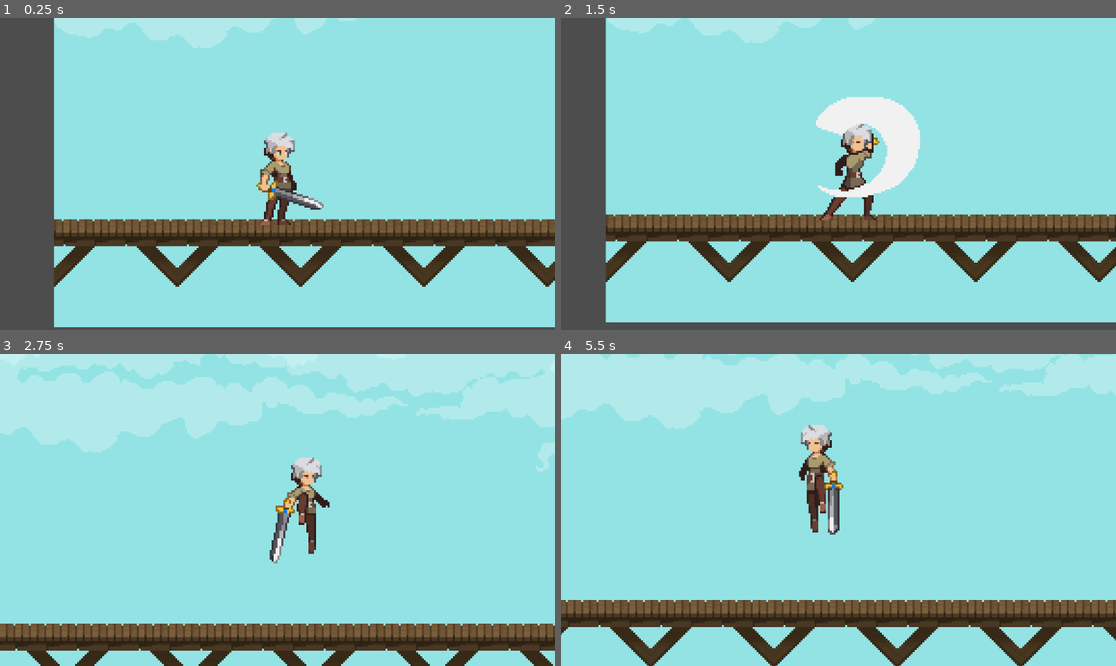
Above: before the commit, frames 1-4 (two rows, left to right).
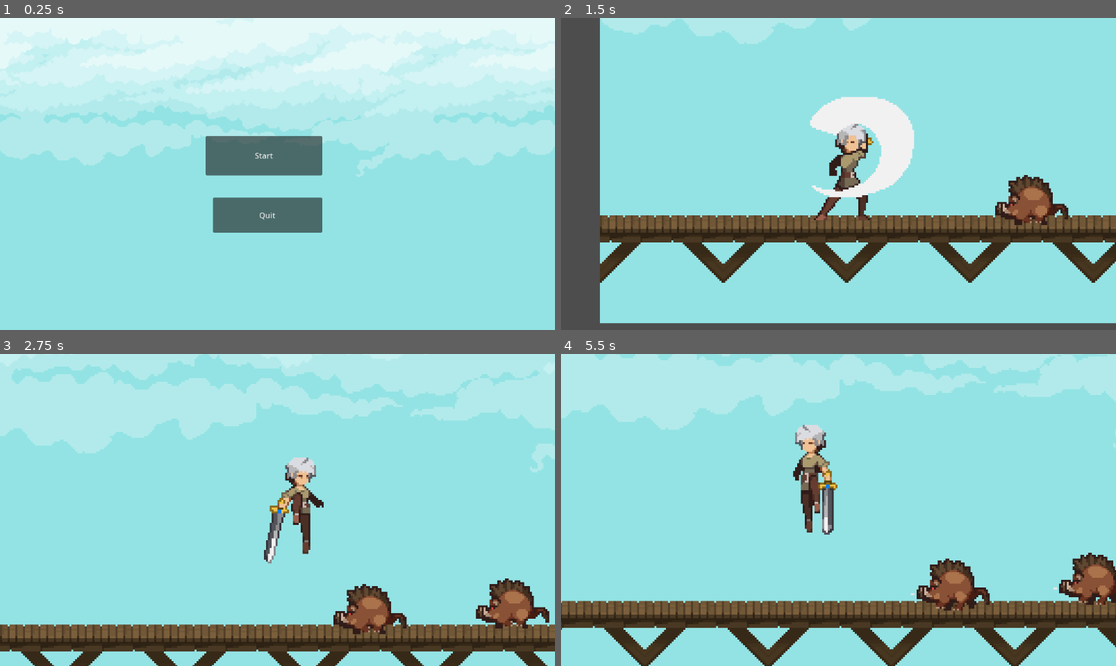
Above: after the commit, the same moments.

Repository: mss-souloftware/orin-jungle-hero
Game: Godot game, scene res://scenes/start_screen.tscn
Same seed, same stepped clock (60 frames per second), same inputs: the game is played once before the commit and once after it. Before the commit the project starts from res://game.tscn.
Inputs (mouse positions are in pixels of both pictures, inside the frame that each line leads up to):
- Up to frame 1 (0.25 s): no input
- Up to frame 2 (1.5 s): click (827, 155) at 0.5 s, where only the run after the commit has a clickable "Start"; hold Right (move_right) from 1.28 s (still down); tap Ctrl (attack) at 1.35 s
- Up to frame 3 (2.75 s): keep holding Right (move_right); tap Space (jump) at 1.52, 2.27 s; tap Ctrl (attack) at 2.1 s
- Up to frame 4 (5.5 s): release Right (move_right) at 2.78 s; hold Left (move_left) 2.78-3.53 s; tap Ctrl (attack) every 0.75 s from 2.85 to 5.1 s; hold Right (move_right) 3.53-5.03 s; tap Space (jump) at 3.77, 4.52, 5.27 s; hold Left (move_left) from 5.03 s (still down)

The runs differ from the first frame. In frame 1, 62% of the frame differs, in the area x 0-100%, y 0-100%; in frame 2, 9.8%; in frame 3, 11%; in frame 4, 11%.

Commit message:
enemy mechanism

Diff:
--- a/game.tscn
+++ b/game.tscn
@@ -1,8 +1,9 @@
-[gd_scene load_steps=8 format=4 uid="uid://dr5p5x7ymyhlg"]
+[gd_scene load_steps=9 format=4 uid="uid://dr5p5x7ymyhlg"]
 
 [ext_resource type="Texture2D" uid="uid://cfygfc80jqup1" path="res://assets/Buildings.png" id="1_24wpb"]
 [ext_resource type="PackedScene" uid="uid://bp55yfnkpuqu2" path="res://scenes/player.tscn" id="2_0jyqg"]
 [ext_resource type="Texture2D" uid="uid://cjc7p44svic2k" path="res://background/Background.png" id="2_x2f8t"]
+[ext_resource type="PackedScene" uid="uid://bss4emua0tbc4" path="res://scenes/boar.tscn" id="4_x83xj"]
 
 [sub_resource type="TileSetAtlasSource" id="TileSetAtlasSource_pi6bm"]
 texture = ExtResource("1_24wpb")
@@ -920,3 +921,15 @@
 z_index = -2
 tile_map_data = PackedByteArray("AAD3//D/AAAAAAAAAAD3//H/AAAAAAEAAAD3//L/AAAAAAIAAAD3//P/AAAAAAMAAAD3//T/AAAAAAQAAAD3// …(8080 unchanged characters)…
 tile_set = SubResource("TileSet_qj7nc")
+
+[node name="boar" parent="." instance=ExtResource("4_x83xj")]
+position = Vector2(80, -51)
+
+[node name="boar2" parent="." instance=ExtResource("4_x83xj")]
+position = Vector2(289, -54)
+
+[node name="boar3" parent="." instance=ExtResource("4_x83xj")]
+position = Vector2(224, -52)
+
+[node name="boar4" parent="." instance=ExtResource("4_x83xj")]
+position = Vector2(154, -54)
--- a/project.godot
+++ b/project.godot
@@ -11,7 +11,7 @@
 [application]
 
 config/name="Orin"
-run/main_scene="res://game.tscn"
+run/main_scene="res://scenes/start_screen.tscn"
 config/features=PackedStringArray("4.3", "GL Compatibility")
 config/icon="res://icon.svg"
 
--- /dev/null
+++ b/scenes/boar.tscn
@@ -0,0 +1,126 @@
+[gd_scene load_steps=19 format=3 uid="uid://bss4emua0tbc4"]
+
+[ext_resource type="Script" path="res://scripts/boar.gd" id="1_4r053"]
+[ext_resource type="Texture2D" uid="uid://bqrqctfotio4m" path="res://mob/Boar/Walk/Walk-Base-Sheet.png" id="1_ofn8q"]
+[ext_resource type="Texture2D" uid="uid://dkv0wkqrcmbry" path="res://mob/Boar/Hit-Vanish/Hit-Sheet.png" id="2_bmud7"]
+[ext_resource type="PackedScene" uid="uid://cuiae4a6edmsv" path="res://scenes/killzone.tscn" id="2_lbqq5"]
+
+[sub_resource type="AtlasTexture" id="AtlasTexture_rkvax"]
+atlas = ExtResource("2_bmud7")
+region = Rect2(0, 0, 48, 32)
+
+[sub_resource type="AtlasTexture" id="AtlasTexture_0nlst"]
+atlas = ExtResource("2_bmud7")
+region = Rect2(48, 0, 48, 32)
+
+[sub_resource type="AtlasTexture" id="AtlasTexture_tkpfm"]
+atlas = ExtResource("2_bmud7")
+region = Rect2(96, 0, 48, 32)
+
+[sub_resource type="AtlasTexture" id="AtlasTexture_wwby8"]
+atlas = ExtResource("2_bmud7")
+region = Rect2(144, 0, 48, 32)
+
+[sub_resource type="AtlasTexture" id="AtlasTexture_6txnk"]
+atlas = ExtResource("2_bmud7")
+region = Rect2(48, 0, 48, 32)
+
+[sub_resource type="AtlasTexture" id="AtlasTexture_crj1b"]
+atlas = ExtResource("2_bmud7")
+region = Rect2(96, 0, 48, 32)
+
+[sub_resource type="AtlasTexture" id="AtlasTexture_m3ii7"]
+atlas = ExtResource("1_ofn8q")
+region = Rect2(0, 0, 48, 32)
+
+[sub_resource type="AtlasTexture" id="AtlasTexture_pmfg4"]
+atlas = ExtResource("1_ofn8q")
+region = Rect2(48, 0, 48, 32)
+
+[sub_resource type="AtlasTexture" id="AtlasTexture_h61ku"]
+atlas = ExtResource("1_ofn8q")
+region = Rect2(96, 0, 48, 32)
+
+[sub_resource type="AtlasTexture" id="AtlasTexture_tb00t"]
+atlas = ExtResource("1_ofn8q")
+region = Rect2(144, 0, 48, 32)
+
+[sub_resource type="AtlasTexture" id="AtlasTexture_ciajv"]
+atlas = ExtResource("1_ofn8q")
+region = Rect2(192, 0, 48, 32)
+
+[sub_resource type="AtlasTexture" id="AtlasTexture_qchjp"]
+atlas = ExtResource("1_ofn8q")
+region = Rect2(240, 0, 48, 32)
+
+[sub_resource type="SpriteFrames" id="SpriteFrames_bci2u"]
+animations = [{
+"frames": [{
+"duration": 1.0,
+"texture": SubResource("AtlasTexture_rkvax")
+}, {
+"duration": 1.0,
+"texture": SubResource("AtlasTexture_0nlst")
+}, {
+"duration": 1.0,
+"texture": SubResource("AtlasTexture_tkpfm")
+}, {
+"duration": 1.0,
+"texture": SubResource("AtlasTexture_wwby8")
+}],
+"loop": false,
+"name": &"die",
+"speed": 8.0
+}, {
+"frames": [{
+"duration": 1.0,
+"texture": SubResource("AtlasTexture_6txnk")
+}, {
+"duration": 1.0,
+"texture": SubResource("AtlasTexture_crj1b")
+}],
+"loop": false,
+"name": &"hurt",
+"speed": 5.0
+}, {
+"frames": [{
+"duration": 1.0,
+"texture": SubResource("AtlasTexture_m3ii7")
+}, {
+"duration": 1.0,
+"texture": SubResource("AtlasTexture_pmfg4")
+}, {
+"duration": 1.0,
+"texture": SubResource("AtlasTexture_h61ku")
+}, {
+"duration": 1.0,
+"texture": SubResource("AtlasTexture_tb00t")
+}, {
+"duration": 1.0,
+"texture": SubResource("AtlasTexture_ciajv")
+}, {
+"duration": 1.0,
+"texture": SubResource("AtlasTexture_qchjp")
+}],
+"loop": true,
+"name": &"walk",
+"speed": 5.0
+}]
+
+[sub_resource type="CircleShape2D" id="CircleShape2D_qfw7g"]
+radius = 12.0
+
+[node name="boar" type="Node2D" groups=["enemies"]]
+position = Vector2(0, -17)
+script = ExtResource("1_4r053")
+
+[node name="AnimatedSprite2D" type="AnimatedSprite2D" parent="."]
+sprite_frames = SubResource("SpriteFrames_bci2u")
+animation = &"hurt"
+autoplay = "walk"
+
+[node name="killzone" parent="." instance=ExtResource("2_lbqq5")]
+
+[node name="CollisionShape2D" type="CollisionShape2D" parent="killzone"]
+position = Vector2(-1, 3)
+shape = SubResource("CircleShape2D_qfw7g")
--- /dev/null
+++ b/scenes/killzone.tscn
@@ -0,0 +1,19 @@
+[gd_scene load_steps=2 format=3 uid="uid://cuiae4a6edmsv"]
+
+[sub_resource type="GDScript" id="GDScript_yfj41"]
+script/source = "extends Area2D
+
+func _on_body_entered(body: Node2D) -> void:
+	print(\"Die!!\")
+"
+
+[node name="killzone" type="Area2D"]
+collision_mask = 2
+script = SubResource("GDScript_yfj41")
+
+[node name="Timer" type="Timer" parent="."]
+wait_time = 0.6
+one_shot = true
+
+[connection signal="body_entered" from="." to="." method="_on_body_entered"]
+[connection signal="timeout" from="Timer" to="." method="_on_timer_timeout"]
--- a/scenes/player.tscn
+++ b/scenes/player.tscn
@@ -7,6 +7,9 @@
 [ext_resource type="Texture2D" uid="uid://jsj8a07qvycc" path="res://character/Jumlp-All/Jump-All-Sheet.png" id="3_jbqkr"]
 [ext_resource type="Texture2D" uid="uid://co4gn732yrliy" path="res://character/Run/Run-Sheet.png" id="3_kppv7"]
 
+[sub_resource type="RectangleShape2D" id="RectangleShape2D_12pon"]
+size = Vector2(20, 48)
+
 [sub_resource type="AtlasTexture" id="AtlasTexture_a3acd"]
 atlas = ExtResource("2_rgwr0")
 region = Rect2(0, 0, 96, 80)
@@ -275,15 +278,22 @@
 "speed": 10.0
 }]
 
-[sub_resource type="RectangleShape2D" id="RectangleShape2D_db7j7"]
-size = Vector2(16, 47)
+[sub_resource type="CapsuleShape2D" id="CapsuleShape2D_2x8jf"]
+radius = 7.0
+height = 48.0
 
 [node name="player" type="CharacterBody2D"]
 position = Vector2(0, -24)
+collision_layer = 2
 script = ExtResource("1_bpx34")
 
-[node name="attack" type="Node" parent="."]
+[node name="attack" type="Area2D" parent="."]
+collision_layer = 2
 script = ExtResource("1_n5iwo")
+
+[node name="CollisionShape2D" type="CollisionShape2D" parent="attack"]
+position = Vector2(22, -1)
+shape = SubResource("RectangleShape2D_12pon")
 
 [node name="AnimatedSprite2D" type="AnimatedSprite2D" parent="."]
 sprite_frames = SubResource("SpriteFrames_e0for")
@@ -291,8 +301,14 @@
 autoplay = "idle"
 
 [node name="CollisionShape2D" type="CollisionShape2D" parent="."]
-shape = SubResource("RectangleShape2D_db7j7")
+shape = SubResource("CapsuleShape2D_2x8jf")
 
 [node name="Camera2D" type="Camera2D" parent="."]
+position = Vector2(3, 0)
 zoom = Vector2(4, 4)
+limit_bottom = 100
+limit_smoothed = true
 position_smoothing_enabled = true
+
+[connection signal="area_entered" from="attack" to="attack" method="_on_area_entered"]
+[connection signal="area_exited" from="attack" to="attack" method="_on_area_exited"]
--- /dev/null
+++ b/scenes/start_screen.tscn
@@ -0,0 +1,49 @@
+[gd_scene load_steps=3 format=3 uid="uid://bgxaou7kmwby4"]
+
+[ext_resource type="Script" path="res://scripts/start_screen.gd" id="1_1ecda"]
+[ext_resource type="Texture2D" uid="uid://cjc7p44svic2k" path="res://background/Background.png" id="1_ojc5x"]
+
+[node name="start_screen" type="Control"]
+layout_mode = 3
+anchor_right = 0.418
+anchor_bottom = 0.42
+offset_right = -0.536011
+offset_bottom = -0.160004
+script = ExtResource("1_1ecda")
+
+[node name="TextureRect" type="TextureRect" parent="."]
+layout_mode = 1
+anchors_preset = -1
+anchor_right = 2.401
+anchor_bottom = 2.39
+offset_right = 12.119
+offset_bottom = 4.91998
+grow_horizontal = 2
+grow_vertical = 2
+texture = ExtResource("1_ojc5x")
+stretch_mode = 4
+
+[node name="Button" type="Button" parent="."]
+layout_mode = 1
+anchors_preset = -1
+anchor_right = 2.439
+anchor_bottom = 2.144
+offset_left = 427.0
+offset_top = 245.0
+offset_right = -504.159
+offset_bottom = -256.168
+text = "Start"
+
+[node name="Button2" type="Button" parent="."]
+layout_mode = 1
+anchors_preset = -1
+anchor_right = 2.439
+anchor_bottom = 2.144
+offset_left = 442.0
+offset_top = 373.0
+offset_right = -504.159
+offset_bottom = -137.168
+text = "Quit"
+
+[connection signal="pressed" from="Button" to="." method="_on_button_pressed"]
+[connection signal="pressed" from="Button2" to="." method="_on_button_2_pressed"]
--- a/scripts/attack.gd
+++ b/scripts/attack.gd
@@ -1,17 +1,42 @@
 extends Node
 
-@onready var player: CharacterBody2D = $".."  # Get parent (player)
-@onready var animated_sprite: AnimatedSprite2D = $"../AnimatedSprite2D"  # Correct reference
+@onready var player: CharacterBody2D = $".."
+@onready var animated_sprite: AnimatedSprite2D = $"../AnimatedSprite2D"
 
-var is_attacking = false  # Track attack state
+var is_attacking = false
+var enemy_in_attack_zone: Node2D = null  # Store the enemy inside attack area
 
 func attack():
-	if is_attacking or not player.is_on_floor():  # Prevent attack spam & mid-air attacks
+	if is_attacking or not player.is_on_floor():
 		return
 
 	is_attacking = true
-	player.velocity = Vector2.ZERO  # Stop movement while attacking
+	player.velocity = Vector2.ZERO
 	animated_sprite.play("attack")
 
-	await animated_sprite.animation_finished  # Wait for animation to finish
-	is_attacking = false  # Allow movement again
+	await animated_sprite.animation_finished
+	is_attacking = false
+
+	# Damage the enemy **only if** they are inside attack zone
+	if enemy_in_attack_zone and enemy_in_attack_zone.is_inside_tree():
+		print("Attacking enemy:", enemy_in_attack_zone.name)
+		enemy_in_attack_zone.take_damage()  # Reduce enemy health
+
+# Detect enemy entering attack area
+func _on_area_entered(area: Area2D) -> void:
+	print("Something entered attack area:", area.name)
+
+	var enemy = area.get_parent()  # Get the enemy node
+
+	if enemy.is_in_group("enemies"):
+		print("Enemy detected:", enemy.name)
+		enemy_in_attack_zone = enemy  # Store reference
+
+# Detect enemy leaving attack area
+func _on_area_exited(area: Area2D) -> void:
+	print("Enemy left attack area!")
+
+	var enemy = area.get_parent()
+
+	if enemy == enemy_in_attack_zone:
+		enemy_in_attack_zone = null  # Clear reference if the enemy left
--- /dev/null
+++ b/scripts/boar.gd
@@ -0,0 +1,23 @@
+extends Node2D
+
+@export var health: int = 3  # Enemy health
+
+@onready var animated_sprite: AnimatedSprite2D = $AnimatedSprite2D  # Reference to sprite
+
+func take_damage():
+	health -= 1
+	print("Boar hit! Health:", health)
+
+	# Flash effect
+	animated_sprite.modulate = Color(1, 0.5, 0.5)  # Red tint
+	await get_tree().create_timer(0.15).timeout  # Wait 0.15 seconds
+	animated_sprite.modulate = Color(1, 1, 1)  # Reset color
+
+	if health <= 0:
+		die()
+
+func die():
+	print("Boar defeated!")
+	animated_sprite.play("die")  # Play death animation
+	await animated_sprite.animation_finished  # Wait for animation to finish
+	queue_free()  # Remove from the game
--- /dev/null
+++ b/scripts/killzone.gd
@@ -0,0 +1 @@
+extends Area2D
--- a/scripts/player.gd
+++ b/scripts/player.gd
@@ -3,6 +3,7 @@
 const SPEED = 120.0
 const JUMP_VELOCITY = -300.0
 
+@onready var attack: Area2D = $attack
 @onready var animated_sprite: AnimatedSprite2D = $AnimatedSprite2D
 @onready var attack_script = $attack  # Reference attack script
 
@@ -29,12 +30,13 @@
 
 	# Get movement direction
 	var direction := Input.get_axis("move_left", "move_right")
-
 	# Set sprite direction
 	if direction > 0:
 		animated_sprite.flip_h = false
+		attack.scale.x = 1
 	elif direction < 0:
 		animated_sprite.flip_h = true
+		attack.scale.x = -1
 
 	# Play movement animations
 	if is_on_floor():
--- /dev/null
+++ b/scripts/start_screen.gd
@@ -0,0 +1,10 @@
+extends Control
+
+
+
+func _on_button_pressed() -> void:
+	get_tree().change_scene_to_file("res://game.tscn")
+
+
+func _on_button_2_pressed() -> void:
+	get_tree().quit()
Not shown: 1 places in scenes/player.tscn that only renumber resources
Not shown, changed: trees/Background.png.import
Not shown, changed: trees/Dark-Tree.png.import
Not shown, changed: trees/Golden-Tree.png.import
Not shown, changed: trees/Green-Tree.png.import
Not shown, changed: trees/Red-Tree.png.import
Not shown, changed: trees/Yellow-Tree.png.import
Not shown, added: scenes/kil7DE6.tmp
Not shown, added: scenes/kilB8AD.tmp
Not shown, added: scenes/kilFFE.tmp
